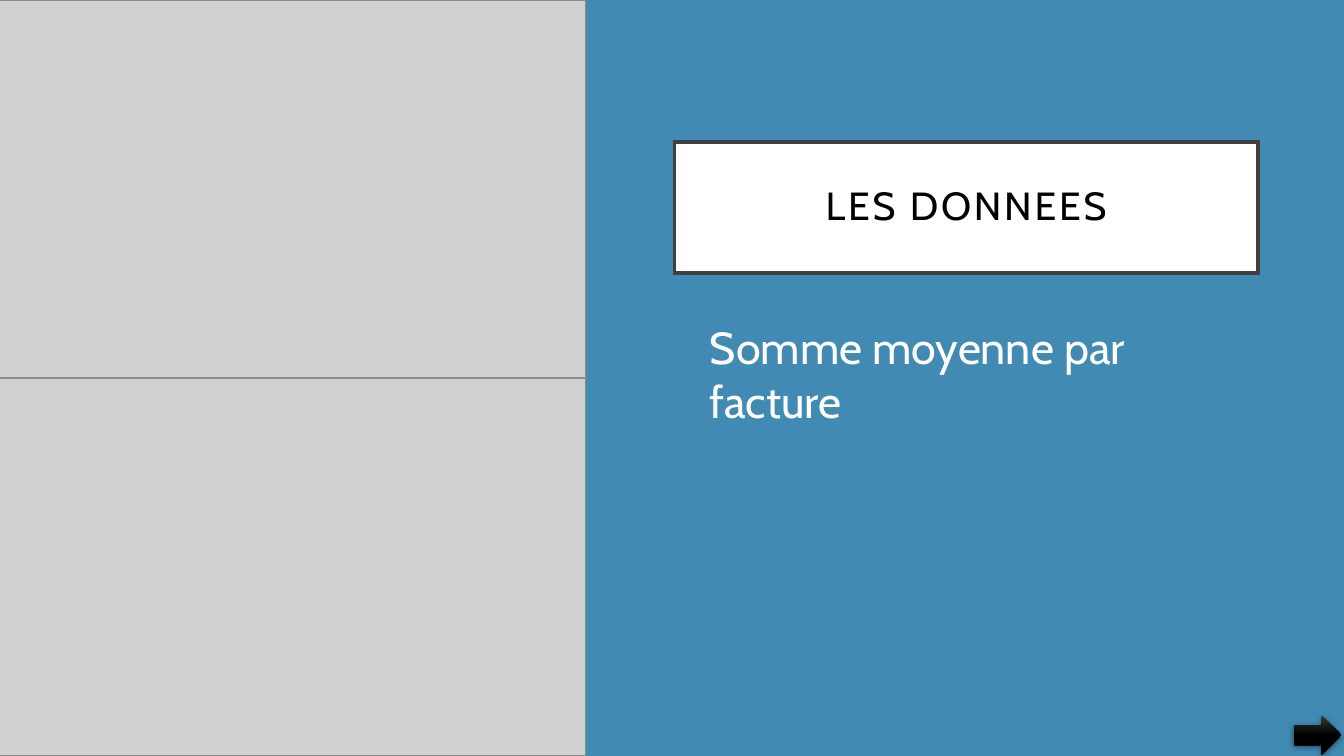
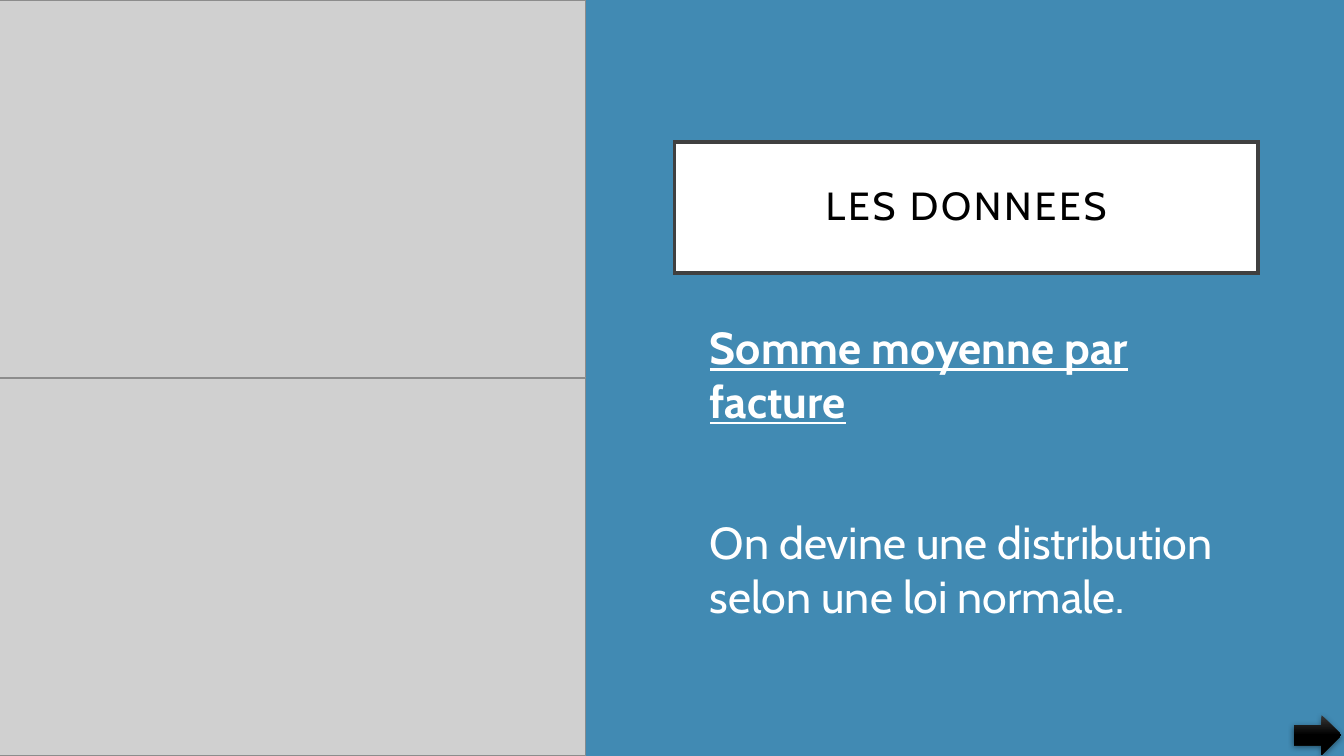
Before and after one commit to pfroide/python, a slide deck: slide 11 of Projet_5/p5.pptx. Drawn at 1344x756 pixels with LibreOffice and Linux fonts; fonts in the diff are those of the drawing; grey boxes stand for pictures. Boxes give left, top, right and bottom in pixels: in the first picture for what was removed or moved away, otherwise in the second. Text is boxed around its words. In the diff, an @@ line names an element or a change of style, - is before the commit and + after.

```diff
--- a/Projet_5/p5.pptx
+++ b/Projet_5/p5.pptx
@@ text at (710, 332, 1128, 424): bold on, underline on in "Somme moyenne par facture" @@
@@ text at (710, 525, 1213, 614): paragraph added @@
+• On devine une distribution selon une loi normale.
```
Also in this commit, not shown: 15 other slides changed.
